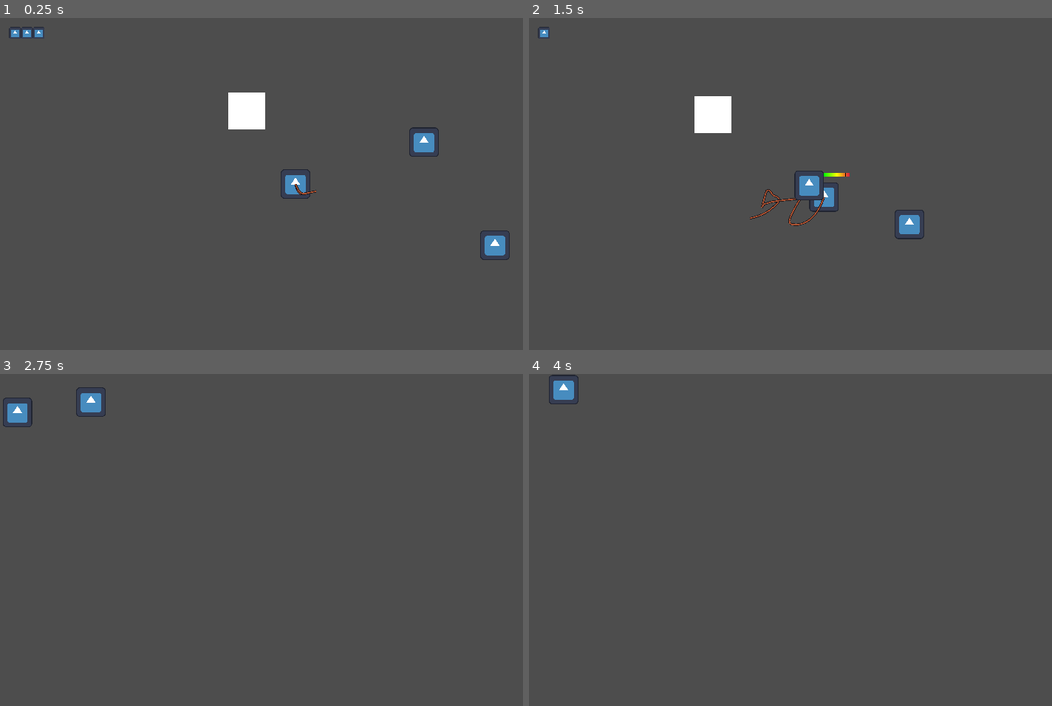
Above: before the commit, frames 1-4 (two rows, left to right).
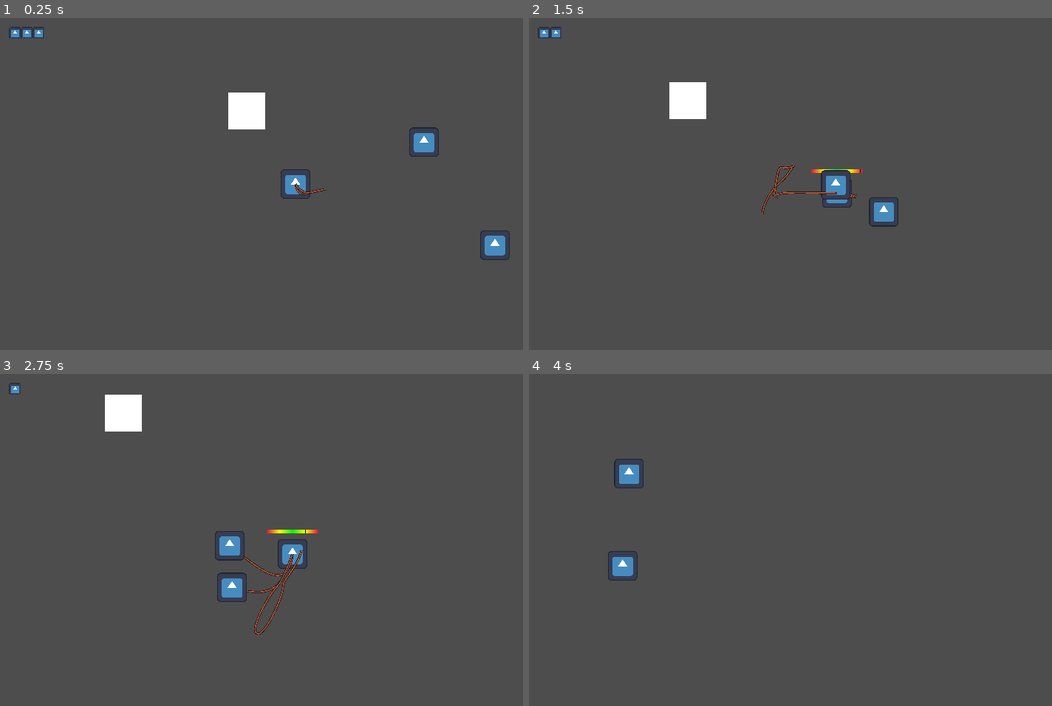
Above: after the commit, the same moments.

Repository: 2weeking/Lasso-Knight
Game: Godot game, scene res://levels/level_0.tscn
The game is run twice, just before and just after one commit, with the same random seed, the same clock (stepped at 60 frames per second) and the same inputs. The engine's default icon, where the game draws it, is replaced by a stand-in: a white triangle on a blue panel in a dark square.
Inputs (mouse positions are in pixels of both pictures, inside the frame that each line leads up to):
- Up to frame 1 (0.25 s): no input
- Up to frame 2 (1.5 s): move the mouse to (952, 167) at 0.52 s; hold D (right) 0.53-1.28 s; click (952, 167) at 0.6 s; move the mouse to (706, 200) at 1.27 s; hold S (down) from 1.28 s (still down); click (706, 200) at 1.35 s
- Up to frame 3 (2.75 s): move the mouse to (355, 466) at 2.02 s; release S (down) at 2.03 s; hold D (right) from 2.03 s (still down); click (355, 466) at 2.1 s
- Up to frame 4 (4 s): move the mouse to (795, 606) at 2.77 s; release D (right) at 2.78 s; hold W (up) 2.78-3.53 s; click (795, 606) at 2.85 s; move the mouse to (999, 589) at 3.52 s; hold A (left) from 3.53 s (still down); click (999, 589) at 3.6 s

The runs differ from the first frame. In frame 1, less than 0.1% of the frame differs, in the area x 56-63%, y 49-54%; in frame 2, 3.1%, in the area x 2-76%, y 2-67%; in frame 3, 2.7%; in frame 4, 0.8%.

Commit message:
Made lasso collisionshape at tip of lasso rope instead of box (for future) range scaling

Diff:
--- a/entities/knight/knight.gd
+++ b/entities/knight/knight.gd
@@ -17,9 +17,13 @@
 @export var lasso_goldilocks: float = 0.5
 
 @onready var verlet_rope = preload("res://entities/lasso/verlet_rope.tscn")
-@onready var lasso_pathfollow = $HurtBox/Path2D/PathFollow2D
+#@onready var lasso_pathfollow = $HurtBox/Path2D/PathFollow2D
 @onready var lasso_bar = $LassoBar
-@onready var hurtbox = $HurtBox
+#@onready var hurtbox = $HurtBox
+
+@onready var lasso_path = $Path2D
+@onready var lasso_pathfollow = $Path2D/PathFollow2D
+@onready var hurtbox = $Path2D/PathFollow2D/HurtBox
 
 @onready var animation_tree = $AnimationTree
 @onready var state_machine = animation_tree.get("parameters/playback")
@@ -63,7 +67,7 @@
 	# Lasso
 	if Input.is_action_just_pressed("whip") and not whipping:
 		# Initiate whipping with hurtbox
-		hurtbox.look_at(get_global_mouse_position())
+		lasso_path.look_at(get_global_mouse_position())
 		hurtbox.set_collision_mask_value(3, true)
 		lasso_pathfollow.progress_ratio = 0
 		whipping = true
--- a/entities/knight/knight.tscn
+++ b/entities/knight/knight.tscn
@@ -5,6 +5,14 @@
 [ext_resource type="Script" path="res://entities/knight/Camera2D.gd" id="3_56ek5"]
 [ext_resource type="PackedScene" uid="uid://wtb0tpyhgt5v" path="res://entities/lasso/verlet_rope.tscn" id="4_45si7"]
 [ext_resource type="PackedScene" uid="uid://dvlia5gva2tk" path="res://entities/knight/player_health_ui.tscn" id="4_68lu1"]
+
+[sub_resource type="Curve2D" id="Curve2D_v218c"]
+_data = {
+"points": PackedVector2Array(0, 0, 0, 0, 0, 0, -69.2504, 0.198425, 69.2504, -0.198425, 81, -17, 0, 0, 0, 0, 151, 0, 72.9156, 0.834275, -72.9156, -0.834275, 78, 18, 0, 0, 0, 0, 0, 0)
+}
+point_count = 5
+
+[sub_resource type="RectangleShape2D" id="RectangleShape2D_an74c"]
 
 [sub_resource type="RectangleShape2D" id="RectangleShape2D_vcw2b"]
 size = Vector2(32, 32)
@@ -15,7 +23,7 @@
 tracks/0/type = "value"
 tracks/0/imported = false
 tracks/0/enabled = true
-tracks/0/path = NodePath("HurtBox:collision_mask")
+tracks/0/path = NodePath("Path2D/PathFollow2D/HurtBox:collision_mask")
 tracks/0/interp = 1
 tracks/0/loop_wrap = true
 tracks/0/keys = {
@@ -23,18 +31,6 @@
 "transitions": PackedFloat32Array(1, 1),
 "update": 1,
 "values": [4, 0]
-}
-tracks/1/type = "value"
-tracks/1/imported = false
-tracks/1/enabled = true
-tracks/1/path = NodePath("HurtBox/Sprite2D:visible")
-tracks/1/interp = 1
-tracks/1/loop_wrap = true
-tracks/1/keys = {
-"times": PackedFloat32Array(0, 0.5),
-"transitions": PackedFloat32Array(1, 1),
-"update": 1,
-"values": [true, false]
 }
 
 [sub_resource type="AnimationLibrary" id="AnimationLibrary_a50b0"]
@@ -66,20 +62,32 @@
 [sub_resource type="RectangleShape2D" id="RectangleShape2D_nid7g"]
 size = Vector2(32, 32)
 
-[sub_resource type="Curve2D" id="Curve2D_v218c"]
-_data = {
-"points": PackedVector2Array(0, 0, 0, 0, 0, 0, -69.2504, 0.198425, 69.2504, -0.198425, 81, -17, 0, 0, 0, 0, 151, 0, 72.9156, 0.834275, -72.9156, -0.834275, 78, 18, 0, 0, 0, 0, 0, 0)
-}
-point_count = 5
-
-[sub_resource type="RectangleShape2D" id="RectangleShape2D_an74c"]
-size = Vector2(124, 38)
-
 [sub_resource type="CanvasTexture" id="CanvasTexture_3xjrk"]
 
 [node name="Knight" type="CharacterBody2D"]
 collision_layer = 2
 script = ExtResource("1_bwy00")
+
+[node name="Path2D" type="Path2D" parent="."]
+curve = SubResource("Curve2D_v218c")
+
+[node name="PathFollow2D" type="PathFollow2D" parent="Path2D"]
+rotation = -0.218669
+rotates = false
+
+[node name="Lasso" parent="Path2D/PathFollow2D" node_paths=PackedStringArray("target") instance=ExtResource("4_45si7")]
+z_index = 1
+target = NodePath("../../..")
+ropeLength = 50.0
+
+[node name="HurtBox" type="Area2D" parent="Path2D/PathFollow2D"]
+rotation = 0.218669
+collision_layer = 8
+collision_mask = 0
+
+[node name="CollisionShape2D" type="CollisionShape2D" parent="Path2D/PathFollow2D/HurtBox"]
+shape = SubResource("RectangleShape2D_an74c")
+debug_color = Color(1, 0, 0, 0.419608)
 
 [node name="Sprite2D" type="Sprite2D" parent="."]
 scale = Vector2(0.25, 0.25)
@@ -115,32 +123,6 @@
 shape = SubResource("RectangleShape2D_nid7g")
 debug_color = Color(0.266667, 0.623529, 0.317647, 0.419608)
 
-[node name="HurtBox" type="Area2D" parent="."]
-collision_layer = 8
-collision_mask = 0
-
-[node name="Path2D" type="Path2D" parent="HurtBox"]
-curve = SubResource("Curve2D_v218c")
-
-[node name="PathFollow2D" type="PathFollow2D" parent="HurtBox/Path2D"]
-rotation = -0.218669
-rotates = false
-
-[node name="Lasso" parent="HurtBox/Path2D/PathFollow2D" node_paths=PackedStringArray("target") instance=ExtResource("4_45si7")]
-target = NodePath("../../../..")
-ropeLength = 40.0
-
-[node name="CollisionShape2D" type="CollisionShape2D" parent="HurtBox"]
-position = Vector2(89, 0)
-shape = SubResource("RectangleShape2D_an74c")
-debug_color = Color(1, 0, 0, 0.419608)
-
-[node name="Sprite2D" type="Sprite2D" parent="HurtBox"]
-visible = false
-position = Vector2(89, 0)
-scale = Vector2(0.96875, 0.296875)
-texture = ExtResource("2_bm21e")
-
 [node name="HUD" type="CanvasLayer" parent="."]
 
 [node name="PlayerHealthUI" parent="HUD" instance=ExtResource("4_68lu1")]
@@ -158,5 +140,5 @@
 texture_progress = SubResource("CanvasTexture_3xjrk")
 tint_progress = Color(0, 0, 0, 1)
 
+[connection signal="body_entered" from="Path2D/PathFollow2D/HurtBox" to="." method="_on_hurtbox_body_entered"]
 [connection signal="body_entered" from="HitBox" to="." method="_on_hit_box_body_entered"]
-[connection signal="body_entered" from="HurtBox" to="." method="_on_hurtbox_body_entered"]
